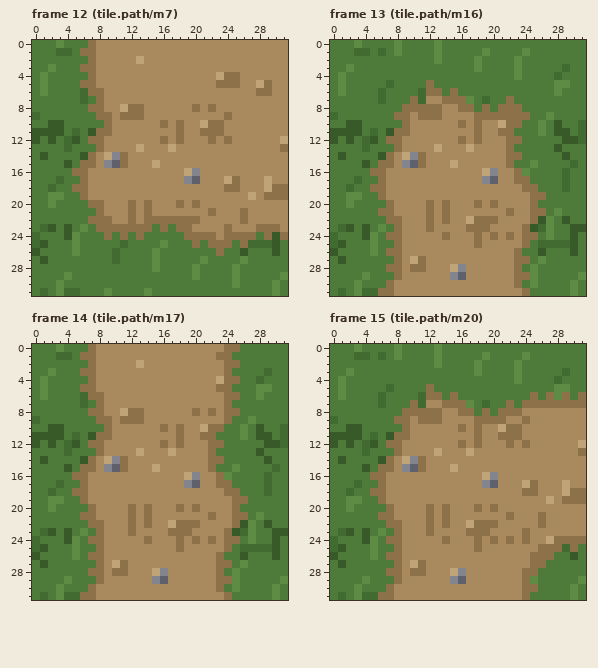
Pixel-art file: build/aseprite/tiles.aseprite. That is the earlier state.
32x32 pixels, 195 frames. Shown: frame 12 (tile.path/m7), frame 13 (tile.path/m16), frame 14 (tile.path/m17), frame 15 (tile.path/m20). The commit also changed other frames, which this record leaves out.
The same view after the edit:
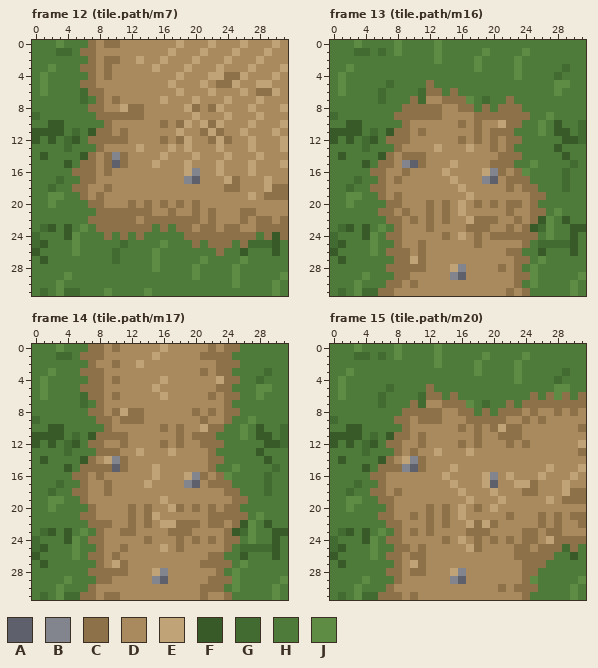
Palette (. is transparent): A #5e606c  B #82848e  C #8c7149  D #a88a5e  E #c0a376  F #385a29  G #426b31  H #4e7a3a  J #5e8c45
Changes in this commit:
Frame 12 (tile.path/m7):
y 0: x 9..10 DD -> CC; x 18 D -> E; x 22 D -> E; x 26 D -> E; x 30 D -> E
y 1: x 17 D -> E; x 21 D -> E; x 25 D -> E; x 29 D -> E
y 2: x 9..10 DD -> CC; x 16 D -> E; x 20 D -> E; x 24 D -> E; x 28 D -> E
y 3: x 9 D -> C; x 15 D -> E; x 19 D -> E; x 23 D -> E; x 27 D -> E; x 31 D -> E
y 4: x 9 D -> C; x 18 D -> E; x 22 D -> E; x 26 D -> E; x 30 D -> E
y 5: x 17 D -> E; x 21 D -> E; x 25 C -> E; x 29 C -> E
y 6: x 18 D -> E; x 22 D -> E; x 26 D -> E; x 30 D -> E
y 7: x 10 D -> C; x 16 D -> E; x 20 D -> E; x 24 D -> E; x 28 D -> E
y 8: x 19 D -> E; x 23 D -> E; x 27 D -> E; x 31 D -> E
y 9: x 10 D -> C; x 20 D -> E; x 24 C -> E; x 28 D -> E
y 10: x 19 D -> E; x 23 C -> E; x 27 D -> E; x 31 D -> E
y 11: x 11 D -> C; x 18 C -> E; x 22 C -> E; x 26 D -> E; x 30 D -> E
y 12: x 9..11 DDD -> CCC; x 19 D -> E; x 23 D -> E; x 27 D -> E
y 13: x 19 D -> E; x 23 D -> E; x 27 D -> E; x 31 C -> E
y 14: x 9 E -> C; x 16 D -> E; x 20 D -> E; x 24 D -> E; x 28 D -> E
y 15: x 9 B -> C; x 19 D -> E; x 23 D -> E; x 27 D -> E; x 31 D -> E
y 16: x 7 D -> C; x 9 D -> C; x 23 D -> E; x 27 D -> E
y 17: x 7 D -> C
y 18: x 9 D -> C
y 19: x 8 D -> C
y 20: x 16 D -> C
y 21: x 9..11 DDD -> CCC; x 13 D -> C; x 17 D -> C; x 20 D -> C; x 27 D -> C
y 22: x 10..11 DD -> CC; x 22 D -> C; x 28..29 DD -> CC; x 31 D -> C
y 23: x 21..22 DD -> CC; x 25 D -> C; x 31 D -> C
y 24: x 23 D -> C
Frame 13 (tile.path/m16):
y 9: x 10 D -> C
y 11: x 11 D -> C; x 20 D -> C
y 12: x 9 D -> C; x 20 D -> C
y 13: x 20 D -> C
y 14: x 9..10 EB -> CC; x 21 D -> C
y 15: x 20..21 DD -> CC
y 16: x 9 D -> C; x 14 D -> E; x 21 D -> C
y 17: x 8 D -> C; x 15 D -> E; x 22 D -> C
y 18: x 16 D -> E; x 22 D -> C
y 19: x 8 D -> C; x 17 D -> E
y 20: x 8 D -> C; x 16 D -> E; x 22..23 DD -> CC
y 21: x 9 D -> C; x 16 D -> E
y 22: x 10 D -> C; x 23 D -> C
y 23: x 22 D -> C
y 24: x 16 D -> E; x 21 D -> C; x 23 D -> C
y 25: x 11 D -> C
y 26: x 9 D -> C; x 11 D -> C; x 22 D -> C
y 27: x 9 D -> C
y 28: x 9 D -> C; x 21 D -> C
y 29: x 9 D -> C
y 30: x 8 D -> C; x 10 D -> C
y 31: x 22 D -> C
Frame 14 (tile.path/m17):
y 0: x 8 D -> C; x 10 D -> C; x 16 D -> E; x 22 D -> C
y 1: x 8 D -> C; x 15 D -> E; x 21..22 DD -> CC
y 2: x 10 D -> C; x 23 D -> C
y 3: x 8 D -> C; x 21 D -> C; x 23 D -> C
y 4: x 8 D -> C; x 10 D -> C; x 16 D -> E
y 5: x 8 D -> C; x 15 D -> E
y 6: x 10 D -> C; x 16 D -> E; x 22 D -> C
y 8: x 10 D -> C
y 9: x 21 D -> C
y 11: x 10..11 DD -> CC; x 20 D -> C
y 12: x 11 D -> C; x 21 D -> C
y 13: x 9..10 DD -> CC
y 15: x 8..9 DB -> CC
y 16: x 8 D -> C; x 15 D -> E; x 21 D -> C
y 17: x 9 D -> C; x 14 D -> E; x 22 D -> C
y 18: x 9 D -> C
y 19: x 16 D -> E
y 20: x 17 D -> E; x 22 D -> C; x 24 D -> C
y 21: x 15 D -> E; x 23..24 DD -> CC
y 22: x 9 D -> C; x 16 D -> E; x 22..23 DD -> CC
y 23: x 11 D -> C
y 25: x 11 D -> C; x 16 D -> E
y 26: x 10 D -> C; x 22 D -> C
y 27: x 21..22 DD -> CC
y 28: x 9 D -> C
y 29: x 9 D -> C; x 22 D -> C
y 30: x 21..22 DD -> CC
y 31: x 9..10 DD -> CC; x 21 D -> C
Frame 15 (tile.path/m20):
y 8: x 25 D -> C; x 28 D -> C; x 30 D -> C
y 9: x 17 D -> C; x 26 D -> C
y 10: x 20 D -> C; x 31 D -> C
y 11..12: x 11 D -> C
y 13: x 10 D -> C
y 15: x 8 D -> C; x 27 D -> E; x 31 D -> E
y 16: x 14 D -> E; x 22 D -> E; x 26 D -> E; x 30 D -> E
y 17: x 15 D -> E; x 19 B -> E; x 23 D -> E
y 18: x 8 D -> C; x 16 D -> E; x 20 D -> E
y 19: x 7 D -> C; x 17 D -> E; x 21 D -> E
y 20: x 16 D -> E; x 20 C -> E
y 21: x 10 D -> C; x 16 D -> E; x 28 D -> C; x 30..31 DD -> CC
y 22: x 19 C -> E; x 28 D -> C; x 31 D -> C
y 23: x 10 D -> C; x 25 D -> C; x 27..28 DD -> CC
y 24: x 16 D -> E; x 25 D -> C
y 25: x 9 D -> C; x 11 D -> C; x 17 D -> E; x 23..24 DD -> CC
y 26: x 10..11 DD -> CC; x 23..24 DD -> CC
y 27: x 24 D -> C
y 30: x 21 D -> C; x 23 D -> C
y 31: x 8 D -> C; x 10 D -> C
